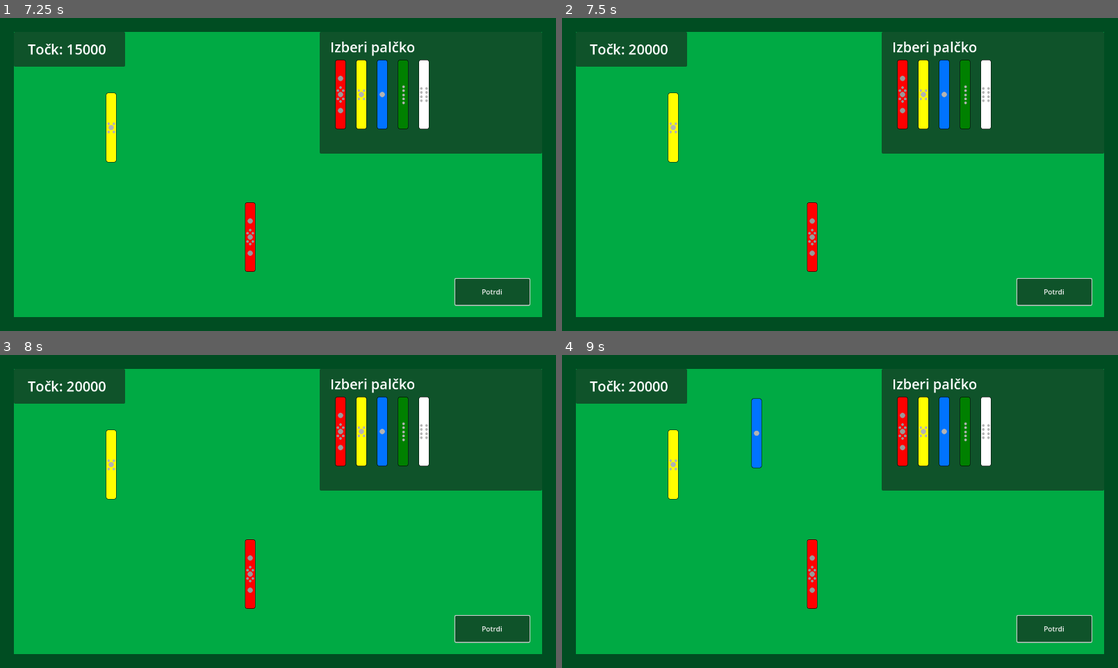
Above: before the commit, frames 1-4 (two rows, left to right).
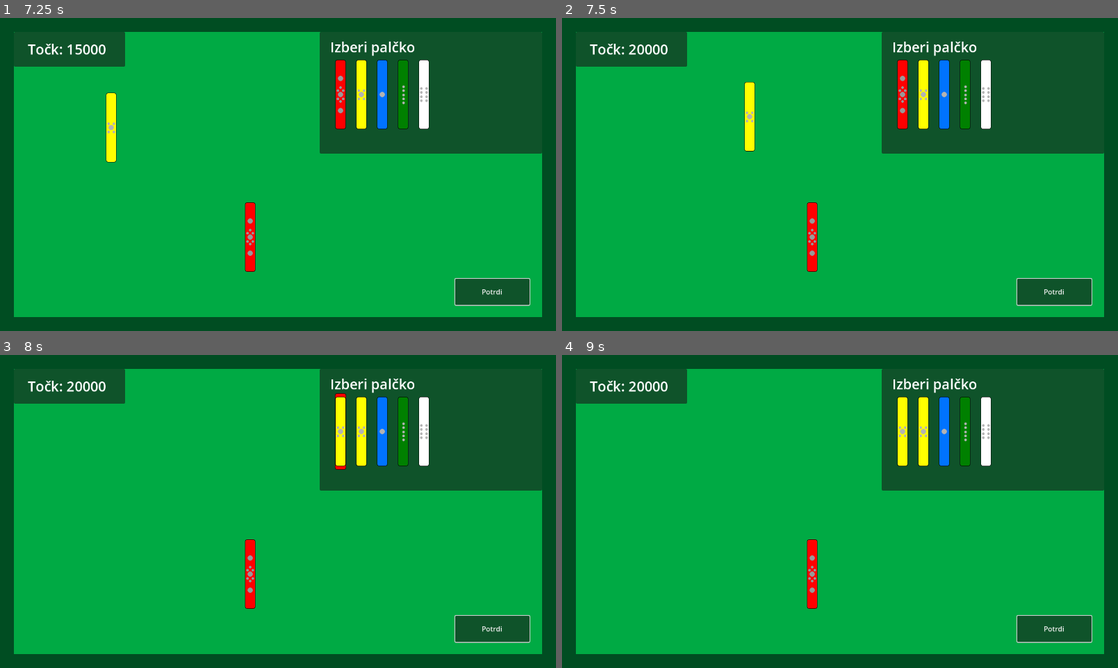
Above: after the commit, the same moments.

Repository: jernejp21/riichi-mahjong-learning-game
Game: Godot game, scene res://scenes/main.tscn
Same seed, same stepped clock (60 frames per second), same inputs: the game is played once before the commit and once after it.
Inputs (mouse positions are in pixels of both pictures, inside the frame that each line leads up to):
- Up to frame 1 (7.25 s): click "Začetniki" at 0.5 s; click "Potrdi" at 1.25 s; click (194, 174) at 2 s; click "Potrdi" at 2.75 s; click "Potrdi" at 3.5 s; tap Enter at 4.25, 5.75 s; drag from (339, 93) to (333, 105) at 4.27 s; tap Space at 5, 6.5 s; drag from (333, 105) to (250, 237) at 5.02 s; move the mouse to (361, 93) at 5.77 s; hold Right mouse button (delete) 5.78-6.5 s; click (361, 93) at 5.92 s; drag from (361, 93) to (111, 127) at 6.52 s
- Up to frame 2 (7.5 s): tap Enter at 7.25 s; drag from (673, 127) to (901, 93) at 7.27 s
- Up to frame 3 (8 s): no input
- Up to frame 4 (9 s): tap Space at 8 s; drag from (945, 430) to (756, 433) at 8.02 s; hold Right mouse button (delete) from 8.78 s (still down); click (756, 433) at 8.92 s

Frame 1 is identical in both runs. In frame 2, 0.9% of the frame differs, in the area x 19-35%, y 20-47%; in frame 3, 0.9%; in frame 4, 1.3%, in the area x 19-63%, y 13-47%.

Commit message:
level 1: implemented counting points bars
Only the correct number of bars proceeds to the next level. Total points value of 30000 doesn't proceed to next level.

Diff:
--- a/scenes/level_1.tscn
+++ b/scenes/level_1.tscn
@@ -226,4 +226,4 @@
 theme_override_styles/hover = SubResource("StyleBoxTexture_fcfvj")
 theme_override_styles/normal = SubResource("StyleBoxTexture_pa8r4")
 
-[connection signal="pressed" from="Practice/Confirm_button" to="GameManager" method="_on_button_pressed"]
+[connection signal="pressed" from="Practice/Confirm_button" to="GameManager" method="_on_confirm_button_pressed"]
--- a/scenes/main.tscn
+++ b/scenes/main.tscn
@@ -12,6 +12,7 @@
 offset_bottom = 3.0
 grow_horizontal = 2
 grow_vertical = 2
+mouse_filter = 1
 
 [node name="GameManager" type="Node" parent="."]
 script = ExtResource("1_o5qli")
--- a/scripts/level_1-gm.gd
+++ b/scripts/level_1-gm.gd
@@ -19,9 +19,17 @@
 var cnt = 0
 var bar_value: int
 var node_path: String
+var point_bar_selection: point_bar_selection_enum
+
+enum point_bar_selection_enum
+{
+	COLOUR_BARS,
+	WHITE_BARS
+}
 
 func setup_colour_bars() -> void:
 	var new_bar = null
+	point_bar_selection = point_bar_selection_enum.COLOUR_BARS
 
 	for bar_idx in range(5):
 		new_bar = point_bar.instantiate()
@@ -37,6 +45,7 @@
 
 func setup_white_bars() -> void:
 	var new_bar = null
+	point_bar_selection = point_bar_selection_enum.WHITE_BARS
 
 	for bar_idx in range(5, 9):
 		new_bar = point_bar.instantiate()
@@ -51,8 +60,6 @@
 
 # Called when the node enters the scene tree for the first time.
 func _ready() -> void:
-
-
 	pass # Replace with function body.
 
 
@@ -70,17 +77,42 @@
 		var node = get_node(node_path)
 		node.position = game.get_global_mouse_position()
 
-func _on_button_pressed() -> void:
+func _on_confirm_button_pressed() -> void:
 	var nodes = get_children()
-	var score = 0
+	var score := 0
+	var bars := {"10000": 0,
+				  "5000": 0,
+				  "1000": 0,
+				  "500": 0,
+				  "100": 0}
+	var level_cleared = true
 
 	for node in nodes:
 		if "bar" in node.name:
-			score += node.get_value()
+			var points = node.get_value()
+			bars[str(points)] += 1
+			score += points
+
 	points_label.text = "Točk: " + str(score)
 
-	if score == 30000:
+	if bars["10000"] != 1:
+		level_cleared = false
+	elif bars["5000"] != 3:
+		level_cleared = false
+	elif bars["1000"] != 4:
+		level_cleared = false
+	elif bars["500"] != 1 and point_bar_selection == point_bar_selection_enum.COLOUR_BARS:
+		level_cleared = false
+	elif bars["100"] != 5 and point_bar_selection == point_bar_selection_enum.COLOUR_BARS:
+		level_cleared = false
+	elif bars["100"] != 10 and point_bar_selection == point_bar_selection_enum.WHITE_BARS:
+		level_cleared = false
+
+	if level_cleared:
+		print("Level cleared")
 		level_ended.emit()
+	else:
+		print("Level not cleared")
 
 func _on_bar_input_event(viewport: Node, event: InputEvent, shape_idx: int, type: String) -> void:
 	if event.is_action_pressed("spawn"):
